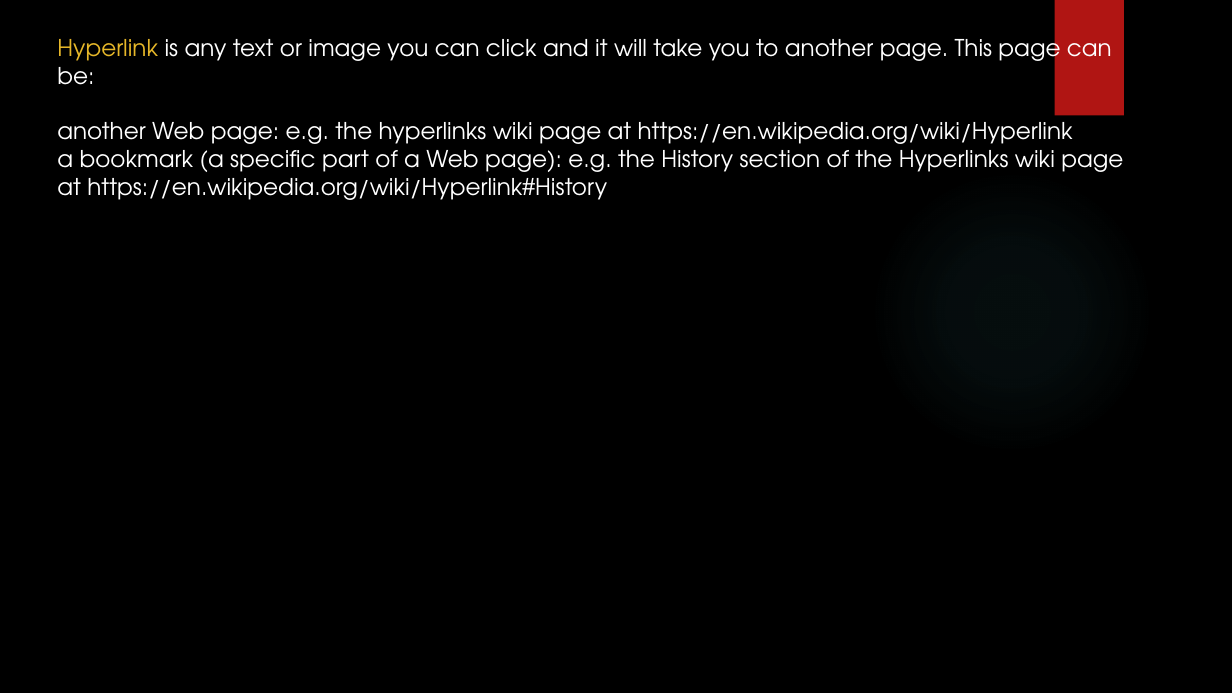
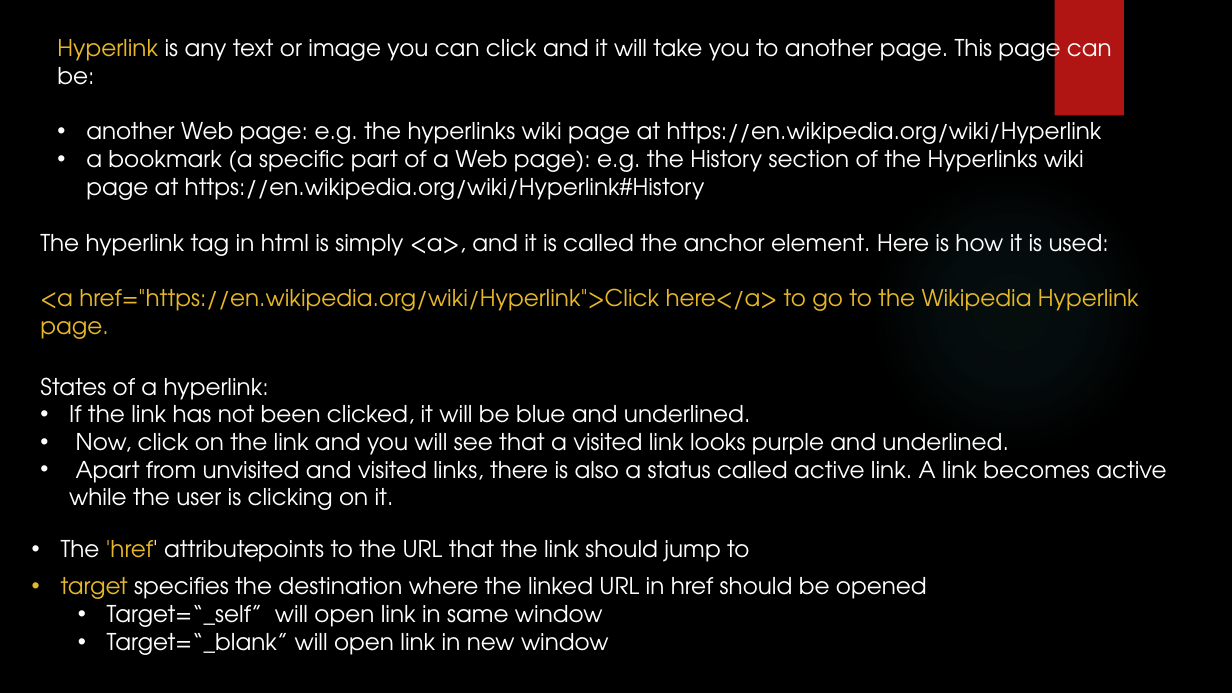
Before and after one commit to yogeshwar1996/HTML5CSS, a slide deck: slide 41 of Fundamentals of HTML and CSS.pptx. Drawn at 1232x693 pixels with LibreOffice and Linux fonts; fonts in the diff are those of the drawing; background and template pictures are left out. Boxes give left, top, right and bottom in pixels: in the first picture for what was removed or moved away, otherwise in the second. Text is boxed around its words. In the diff, an @@ line names an element or a change of style, - is before the commit and + after.

Commit message:
hyperlinks

```diff
--- a/Fundamentals of HTML and CSS.pptx
+++ b/Fundamentals of HTML and CSS.pptx
@@ text at (86,122,1102,200): bullet none to • @@
@@ text added at (40,234,1139,311), 18 pt, text #E6B729 @@
+The hyperlink tag in html is simply <a>, and it is called the anchor element. Here is how it is used:
+<a href="https://en.wikipedia.org/wiki/Hyperlink">Click here</a> to go to the Wikipedia Hyperlink page.
@@ text added at (40,377,1166,510), 18 pt, text #FFFFFF @@
+States of a hyperlink:
+• If the link has not been clicked, it will be blue and underlined.
+• Now, click on the link and you will see that a visited link looks purple and underlined.
+• Apart from unvisited and visited links, there is also a status called active link. A link becomes active while the user is clicking on it.
@@ text added at (61,540,259,558), 18 pt, text #FFFFFF @@
+• The 'href' attribute
@@ text added at (258,540,749,562), 18 pt, text #FFFFFF @@
+- points to the URL that the link should jump to
@@ text added at (61,577,927,655), 18 pt, text #FFFFFF @@
+• target specifies the destination where the linked URL in href should be opened
+  • Target=“_self” will open link in same window
+  • Target=“_blank” will open link in new window
```
